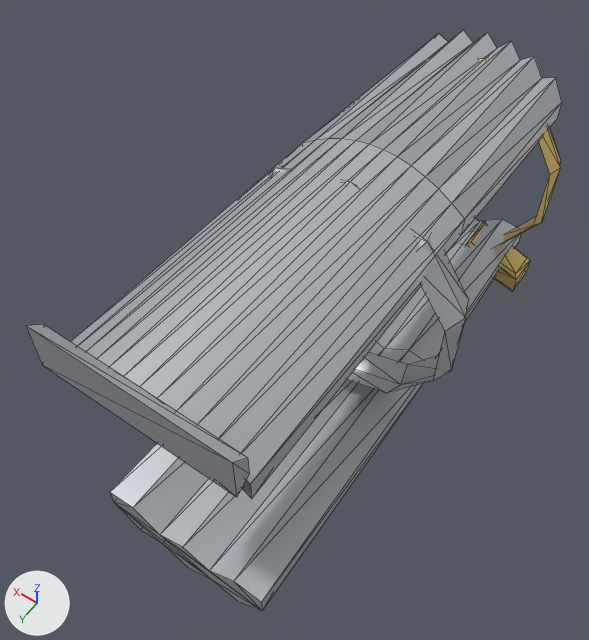
Two versions of the glTF model client/public/models/armour/cape_tabard.glb, one commit apart.
The view is the same before and after, from a 50 mm lens placed at (-0.484, -0.685, 1.174), pointed at (0.044, -1.423, 0.013). Lighting does not change. The marker at lower left points along +X, +Y and +Z. The picture after the commit comes second. Mesh edges are drawn as thin lines. Vertices at exactly the same position are counted once.

In view in the first picture: 'Abdomen', 'Cape0', 'Cape1', 'Torso'.
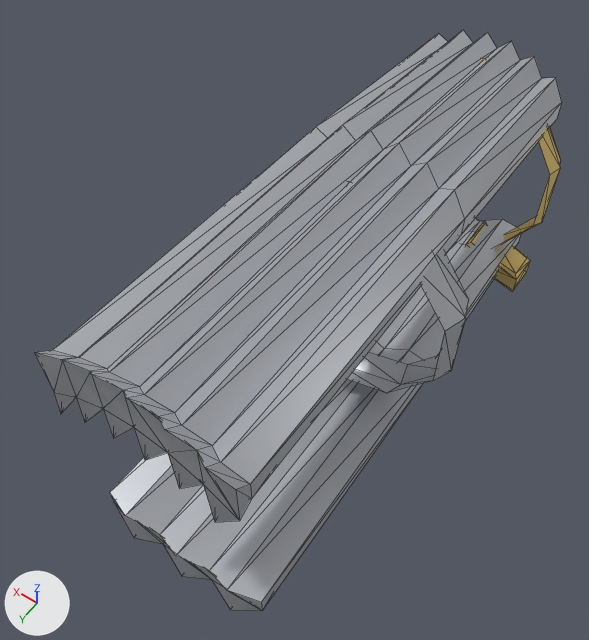
Where the change shows, as pixel boxes (x1, y1, x2, y2) in the pictures (589 x 640 px; the box of a moved part takes in the faces that stretch with it):
'Cape1', reshaped (11% taller): before (26, 139, 465, 498); after (35, 125, 465, 522)
'Cape0', reshaped: before (303, 30, 562, 235); after (316, 30, 562, 235)
part 1 of me_cape0_003, moved or reshaped: (412, 56, 562, 218) in both
part 2 of me_cape0_003, moved or reshaped: before (356, 32, 520, 166); after (358, 32, 520, 166)
part 3 of me_cape0_003, moved or reshaped: before (303, 30, 473, 143); after (316, 30, 473, 141)
part 5 of me_torso_006, moved or reshaped: before (110, 342, 384, 578); after (110, 342, 384, 579)
part 6 of me_torso_006, moved or reshaped: (210, 350, 423, 610) in both

What the commit changed:
me_cape0_003 is used by ob_cape0; location (0.0, 0.0, 0.0).
me_cape0_003 had 52 vertices, 52 faces and spanned x -0.16..0.16, y -2.03..-1.61, z 0.151..0.3.
me_cape0_003 now has 52 vertices, 52 faces and spans x -0.16..0.16, y -2.03..-1.61, z 0.151..0.327.
Part 1, on me_cape0_003:
Vertex 27 of me_cape0_003 moves from (-0.133, -1.61, 0.256) at pixel (451, 203) to (-0.133, -1.61, 0.284) at pixel (454, 189).
Vertex 29 of me_cape0_003 moves from (-0.08, -1.61, 0.284) at pixel (425, 176) to (-0.08, -1.61, 0.313) at pixel (427, 162).
Vertex 48 of me_cape0_003 moves from (-0.08, -1.61, 0.244) to (-0.08, -1.61, 0.215).
Vertex 50 of me_cape0_003 moves from (-0.133, -1.61, 0.216) to (-0.133, -1.61, 0.187).
Part 2, on me_cape0_003:
Vertex 31 of me_cape0_003 moves from (-0.027, -1.61, 0.298) at pixel (397, 156) to (-0.027, -1.61, 0.327) at pixel (399, 142).
Vertex 33 of me_cape0_003 moves from (0.027, -1.61, 0.298) at pixel (369, 144) to (0.027, -1.61, 0.327) at pixel (370, 130).
Vertex 44 of me_cape0_003 moves from (0.027, -1.61, 0.258) to (0.027, -1.61, 0.229).
Vertex 46 of me_cape0_003 moves from (-0.027, -1.61, 0.258) to (-0.027, -1.61, 0.229).
Part 3, on me_cape0_003:
Vertex 35 of me_cape0_003 moves from (0.08, -1.61, 0.284) at pixel (341, 138) to (0.08, -1.61, 0.313) at pixel (342, 124).
Vertex 37 of me_cape0_003 moves from (0.133, -1.61, 0.256) at pixel (315, 140) to (0.133, -1.61, 0.284) at pixel (315, 126).
Vertex 40 of me_cape0_003 moves from (0.133, -1.61, 0.216) to (0.133, -1.61, 0.187).
Vertex 42 of me_cape0_003 moves from (0.08, -1.61, 0.244) to (0.08, -1.61, 0.215).
me_cape1_003 is used by ob_cape1; location (0.0, 0.0, 0.0).
me_cape1_003 had 60 vertices, 62 faces and spanned x -0.17..0.17, y -1.61..-1.005, z 0.196..0.344.
me_cape1_003 now has 78 vertices, 128 faces and spans x -0.17..0.17, y -1.61..-0.988, z 0.178..0.373.
Part 4, on me_cape1_003:
8 vertices are removed from x -0.17..0.17, y -1.03..-1.005, z 0.256..0.344.
10 faces are deleted.
6 vertices in x -0.133..0.133, y -1.61, z 0.216..0.258 move by (0.0, 0.0, -0.029).
4 vertices in x -0.08..0.08, y -1.61, z 0.284..0.298 move by (0.0, 0.0, 0.029).
4 vertices in x -0.085..0.085, y -1.03, z 0.303..0.318 move by (0.0, 0.017, 0.031).
4 vertices in x -0.142..0.142, y -1.03, z 0.233..0.263 move by (0.0, 0.017, -0.031).
6 vertices move from x -0.142..0.142, y -1.61..-1.03, z 0.256..0.278 to x -0.142..0.142, y -1.61..-1.013, z 0.248..0.303.
26 vertices are added at x -0.168..0.168, y -1.005..-0.988, z 0.178..0.373.
76 new faces join them.
me_torso_006 is used by ob_torso; location (0.0, 0.0, 0.0).
Before the commit, vertices of me_torso_006: 31 (0.0, -1.03, -0.183) at pixel (182, 547), 33 (0.113, -1.03, -0.166) at pixel (132, 507), 36 (0.113, -1.03, -0.261) at pixel (140, 529), 38 (0.0, -1.03, -0.277) at pixel (188, 567).
me_torso_006 had 104 vertices, 176 faces and spanned x -0.2..0.2, y -2.03..-1.03, z -0.277..0.271.
me_torso_006 now has 104 vertices, 176 faces and spans x -0.2..0.2, y -2.03..-1.011, z -0.277..0.271.
Part 5, on me_torso_006:
Vertices 31, 33, 36, 38 of me_torso_006 move by (0.0, 0.019, 0.0).
Part 6, on me_torso_006:
Vertex 29 of me_torso_006 moves from (-0.113, -1.03, -0.166) at pixel (233, 581) to (-0.113, -1.011, -0.166) at pixel (226, 590).
Vertex 40 of me_torso_006 moves from (-0.113, -1.03, -0.261) at pixel (237, 600) to (-0.113, -1.011, -0.261) at pixel (230, 609).
